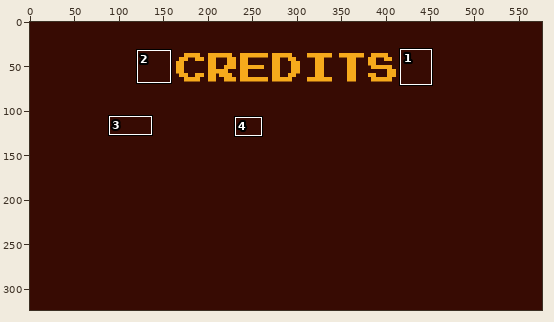
A pixel-art file gets an edit: Sprites/ASEPRITE/creditspage.aseprite. Above: a wide view before the commit, with the close-up outlined.
Close-up. The starting point:
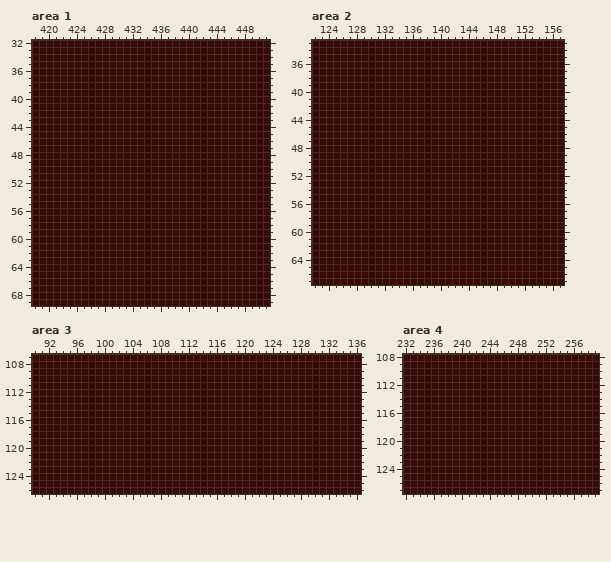
576x324 pixels, 1 frame. Shown: area 1: x 418..451, y 32..69; area 2: x 122..157, y 33..67; area 3: x 90..136, y 107..126; area 4: x 232..259, y 108..127. The commit also changed other parts of the picture, which this record leaves out.
New version:
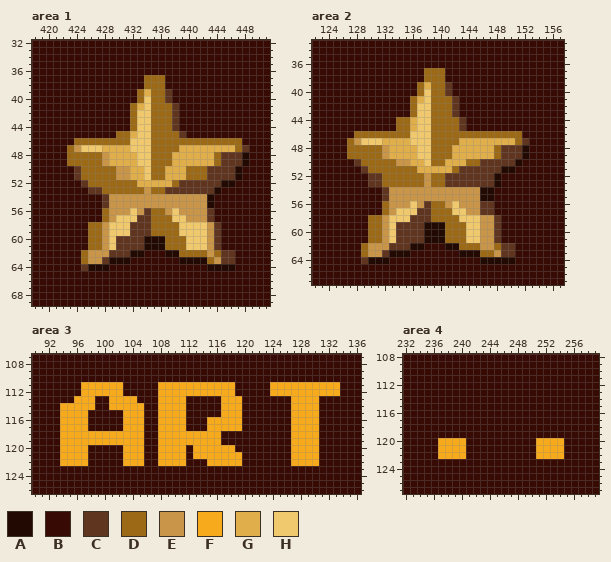
Palette (. is transparent): A #220901  B #370b03  C #603520  D #9c6a16  E #c99649  F #f6aa1c  G #e0af4c  H #f0c96e
Diff:
layer "Layer 2" added
Changed rows in their new state; - is an unchanged pixel.
Area 1, layer "Play":
first column x 423:
37 -----------DDD------------
38 -----------DDD------------
39 ----------DGDDC-----------
40 ----------DHDDC-----------
41 ---------DGHDDDC----------
42 ---------DHHDDDC----------
43 ---------DHHDDDC----------
44 ---------DHHDDDC----------
45 -------DDGHHDDDDC---------
46 -DDDDDDDDHHHDDDDDDDDDDDDD-
47 DEHHHGGGGHHHDDDDGGGGGGGGDC
48 DDDDDEGGGGHHDDDGGGGGGDCCCA
49 DDDDDEGGGGHHDDDGGGGGGDCCCA
50 -CDDDDDEEGGHDDGGGDDDCCCCA-
51 -CDDDDDEEGGHDDGGGDDDCCCCA-
52 --CDDDDDDDGGGGGDCCCCCCAA--
53 ---CCDDDDDDEDDCCCCCCCA----
54 -----CEEEEEEEEEEEEEEA-----
55 -----CEEEEEEEEEEEEEEA-----
56 -----DEEEHECDDEHEEEEC-----
57 -----DEHHHCCDDDHHEEEC-----
58 ---DDEHHHCCCDDDDHHHHEC----
59 ---DDEHHHCCCDDDDHHHHEC----
60 ---DDEHCCCCAAADDDHHHEC----
61 ---DDEHCCCCAAADDDHHHEC----
62 --DEEECCCAA---AADDDDEDCC--
63 --DEECAAA-------AAAADECC--
64 --CAAA--------------AAAA--
Area 2, layer "Play":
first column x 127:
37 -----------DDD------------
38 -----------DDD------------
39 ----------DGDDC-----------
40 ----------DHDDC-----------
41 ---------DGHDDDC----------
42 ---------DHHDDDC----------
43 ---------DHHDDDC----------
44 -------DDGHHDDDDC---------
45 -------DDGHHDDDDC---------
46 -DDDDDDDDHHHDDDDDDDDDDDDD-
47 DEHHHGGGGHHHDDDDGGGGGGGGDC
48 DDDDDEGGGGHHDDDGGGGGGDCCCA
49 DDDDDEGGGGHHDDDGGGGGGDCCCA
50 -CDDDDDEEGGHDDGGGDDCCCCCA-
51 --CDDDDDDDGGGGGDCCCCCCAA--
52 ---CCDDDDDDEDDCCCCCCCA----
53 ---CCDDDDDDEDDCCCCCCCA----
54 -----CEEEEEEEEEEEEEAA-----
55 -----CEEEEEEEEEEEEEAA-----
56 -----DEEEHECDDEHEEECC-----
57 -----DEHHHCCDDDHHEECC-----
58 ---DDEHHHCCCDDDDHHHEEC----
59 ---DDEHCCCCAAADDDHHEEC----
60 ---DDEHCCCCAAADDDHHEEC----
61 ---DDEHCCCCAAADDDHHEEC----
62 --DEEECCCAA---AADDDEEDCC--
63 --DEECAAA-------AAADDECC--
64 --CAAA-------------AAAAA--
Area 3, layer "Layer 2":
first column x 94:
111 ---FFFFFF-----FFFFFFFFFFF-----FFFFFFFFFF
112 ---FFFFFF-----FFFFFFFFFFF-----FFFFFFFFFF
113 --FFF--FFFF---FFFF-----FFF-------FFFF---
114 FFFFF--FFFFF--FFFF-----FFF-------FFFF---
115 FFFF-----FFF--FFFF-----FFF-------FFFF---
116 FFFF-----FFF--FFFF---FFFFF-------FFFF---
117 FFFF-----FFF--FFFF---FFFFF-------FFFF---
118 FFFFFFFFFFFF--FFFFFFFFF----------FFFF---
119 FFFFFFFFFFFF--FFFFFFFFF----------FFFF---
120 FFFF-----FFF--FFFF-FFFFFF--------FFFF---
121 FFFF-----FFF--FFFF-FFFFFFF-------FFFF---
122 FFFF-----FFF--FFFF---FFFFF-------FFFF---
Area 4, layer "Layer 2":
first column x 237:
120 FFFF----------FFFF
121 FFFF----------FFFF
122 FFFF----------FFFF
Changed places in both close-ups, as pixel boxes (x1, y1, x2, y2):
changed: (67, 75, 249, 271)
changed: (347, 68, 529, 264)
changed: (60, 382, 242, 466)
changed: (270, 382, 340, 466)
changed: (438, 438, 466, 459)
changed: (536, 438, 564, 459)
